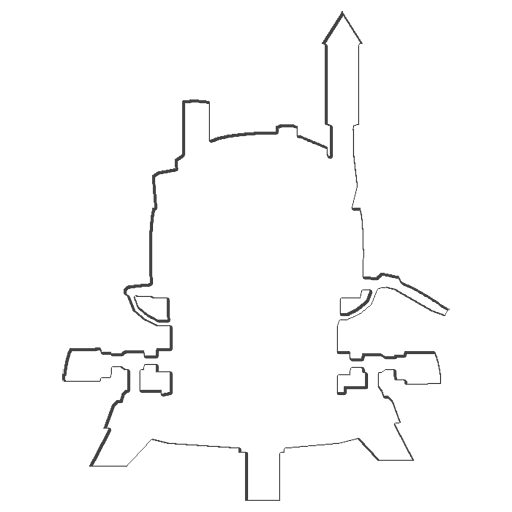
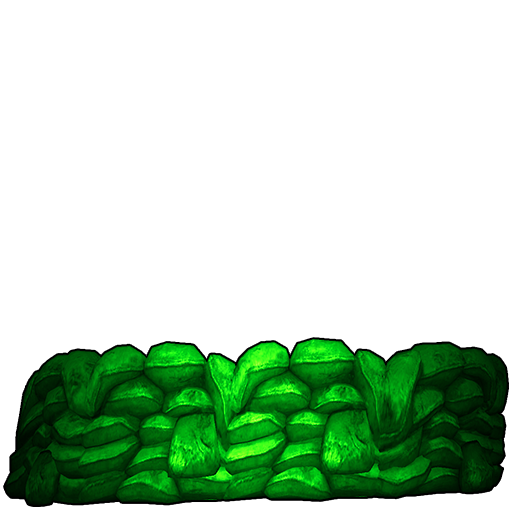
Revision of a layered 512 x 512 image; what changed, layer by layer:
removed layer "Layer 1" over left=62, top=11, right=450, bottom=501
added layer "Layer 7" above "Layer 5" over left=5, top=339, right=507, bottom=505
